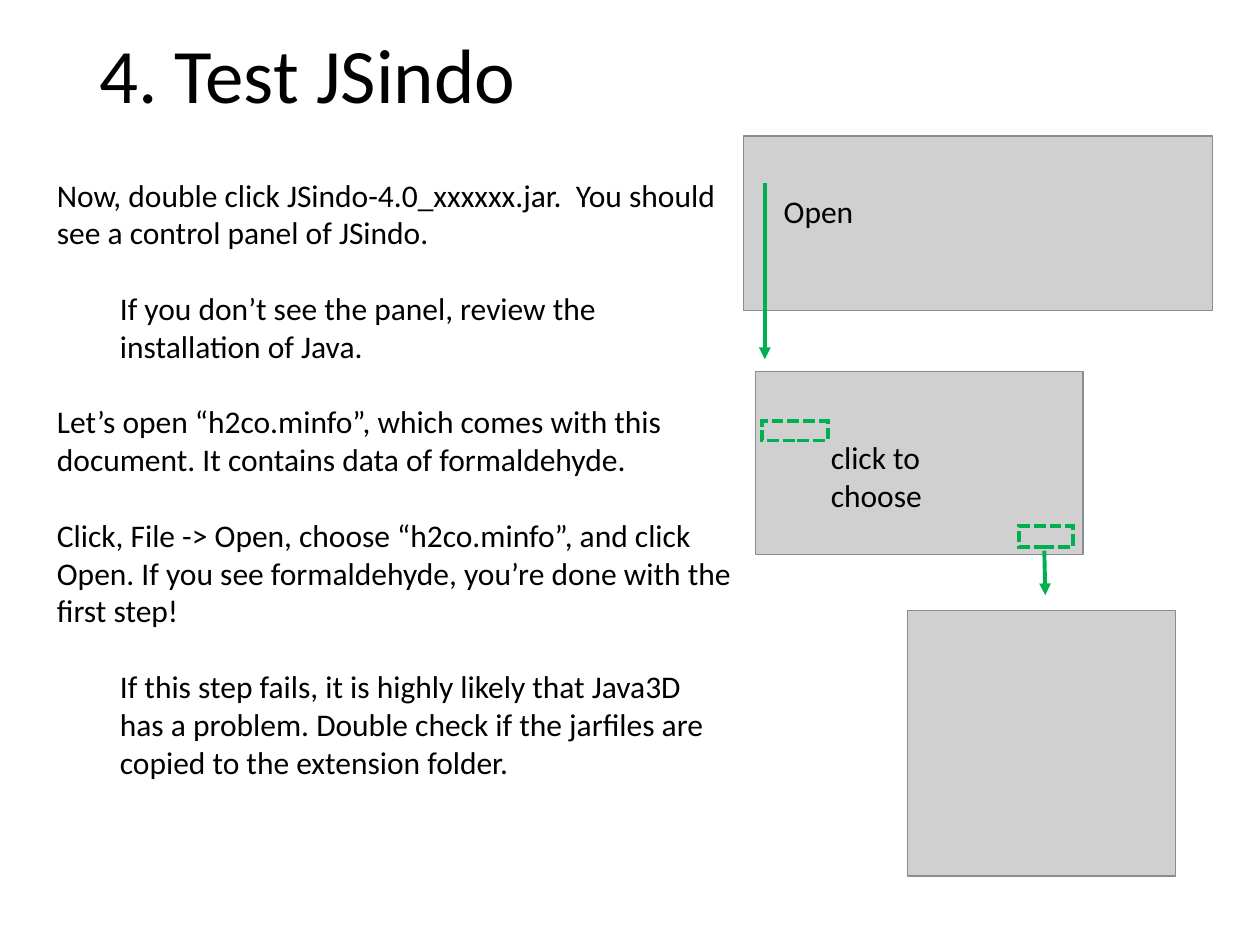
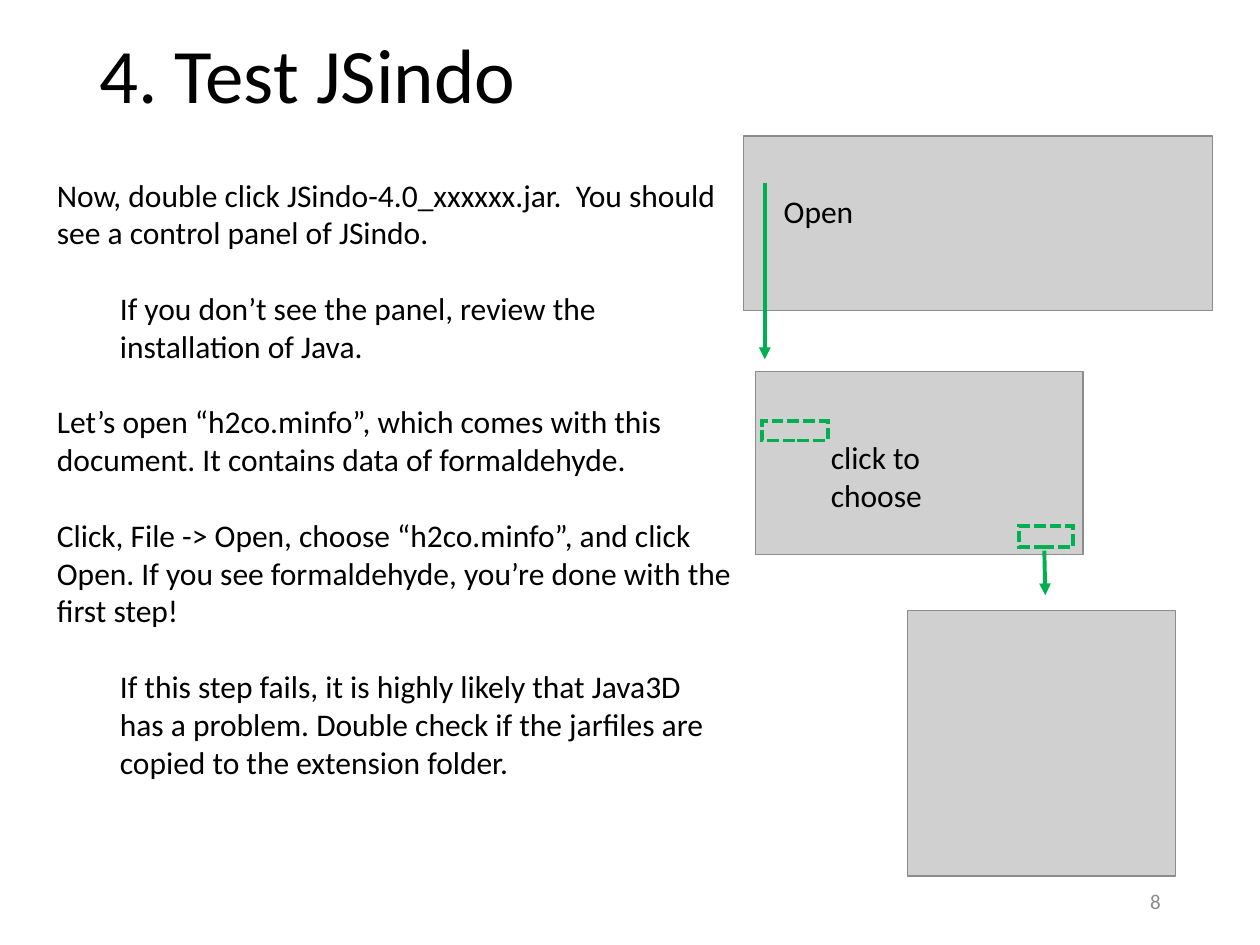
Before and after one commit to yagikiyoshi/sindo, a slide deck: slide 9 of doc/JSindo/install.pptx. Drawn at 1260x945 pixels with LibreOffice and Linux fonts; fonts in the diff are those of the drawing; grey boxes stand for pictures. Boxes give left, top, right and bottom in pixels: in the first picture for what was removed or moved away, otherwise in the second. Text is boxed around its words. In the diff, an @@ line names an element or a change of style, - is before the commit and + after.

Commit message:
modified JSindo documents

```diff
--- a/doc/JSindo/install.pptx
+++ b/doc/JSindo/install.pptx
@@ page number added at <box>1150,895,1161,909</box>, 12 pt, text #8C8C8C @@
+8
```
Also in this commit, not shown: 9 other slides changed, 4 other files.
